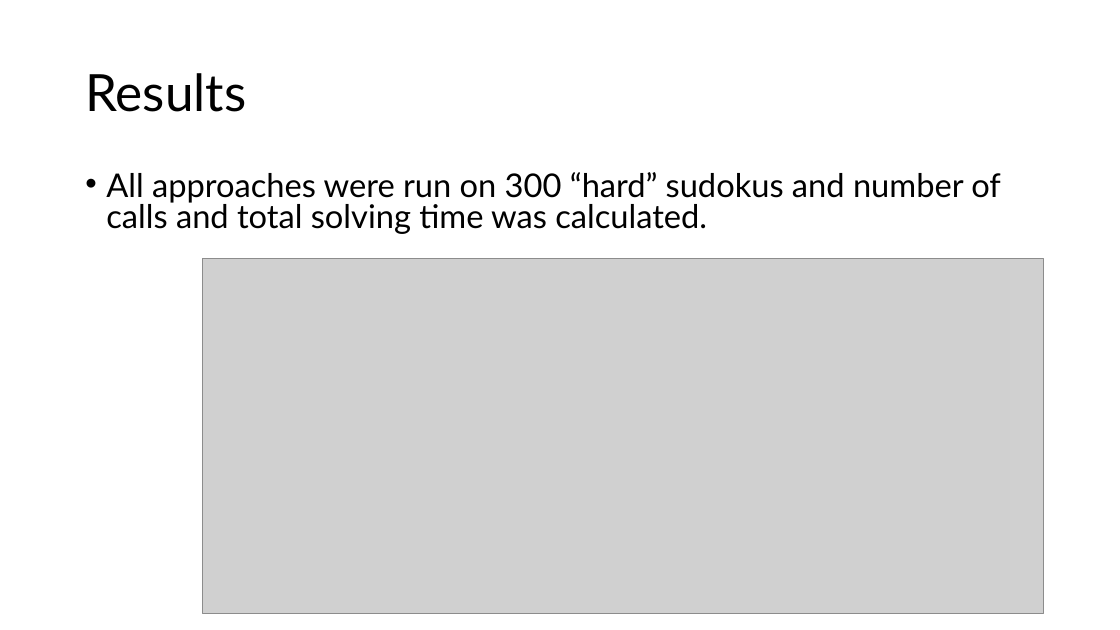
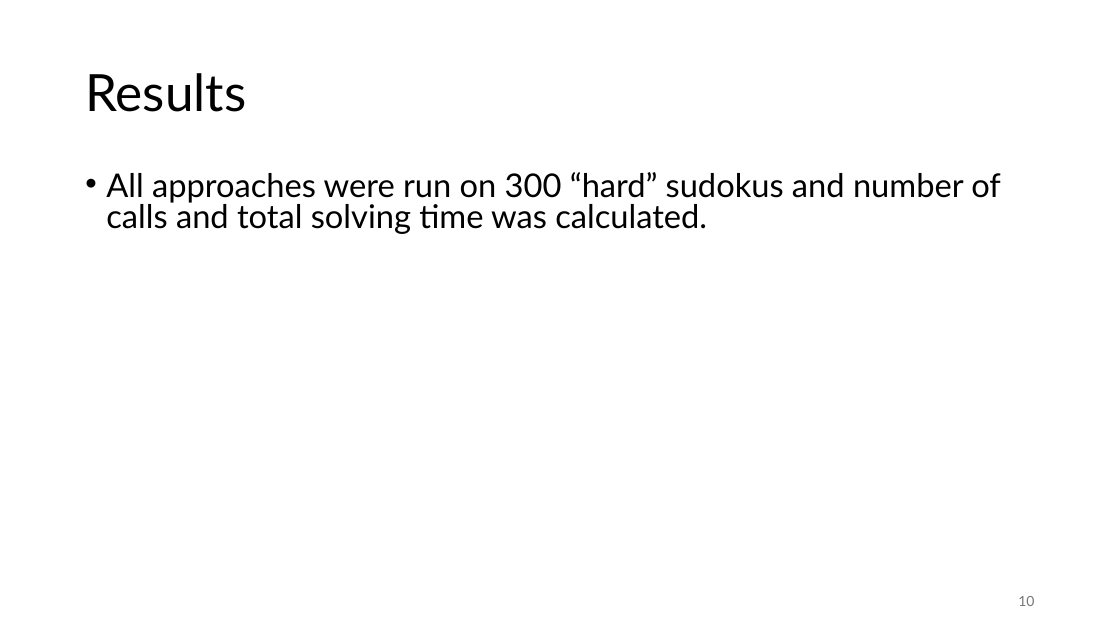
Before and after one commit to MarvinYyrike/sudoku_DFS_solver, a slide deck: slide 10 of Sudoku Solver.pptx. Drawn at 1120x630 pixels with LibreOffice and Linux fonts; fonts in the diff are those of the drawing; grey boxes stand for pictures. Boxes give left, top, right and bottom in pixels: in the first picture for what was removed or moved away, otherwise in the second. Text is boxed around its words. In the diff, an @@ line names an element or a change of style, - is before the commit and + after.

```diff
--- a/Sudoku Solver.pptx
+++ b/Sudoku Solver.pptx
@@ picture removed at (202,259,1044,614) @@
@@ page number added at (1018,596,1034,606), 12 pt, text #797979 @@
+10
```
Also in this commit, not shown: 1 other slide changed.
